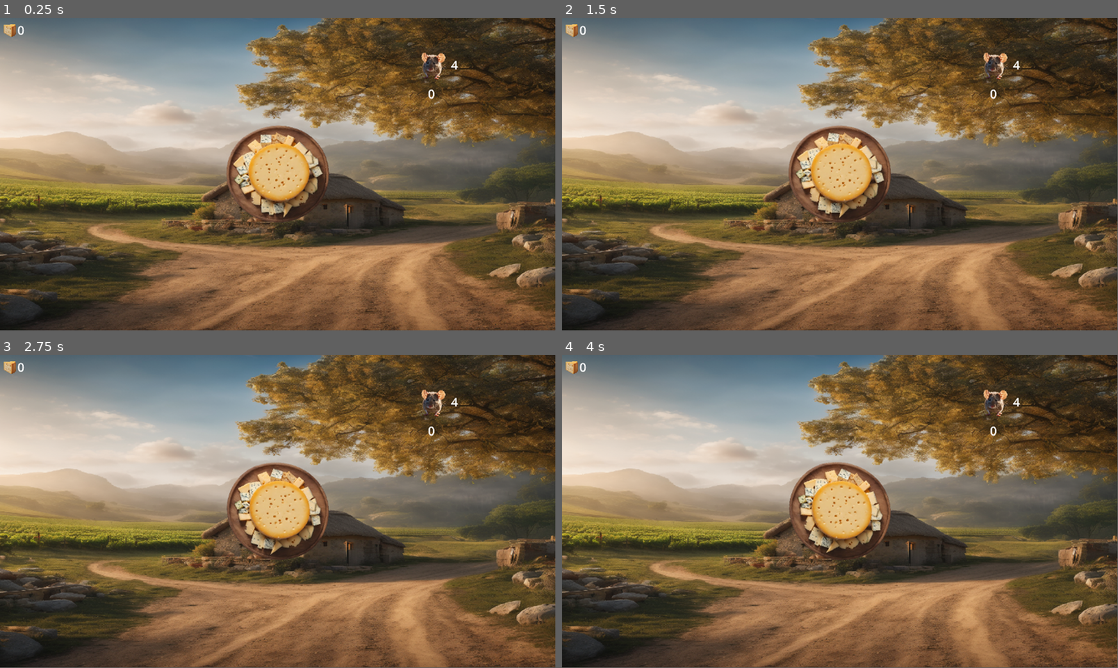
Above: before the commit, frames 1-4 (two rows, left to right).
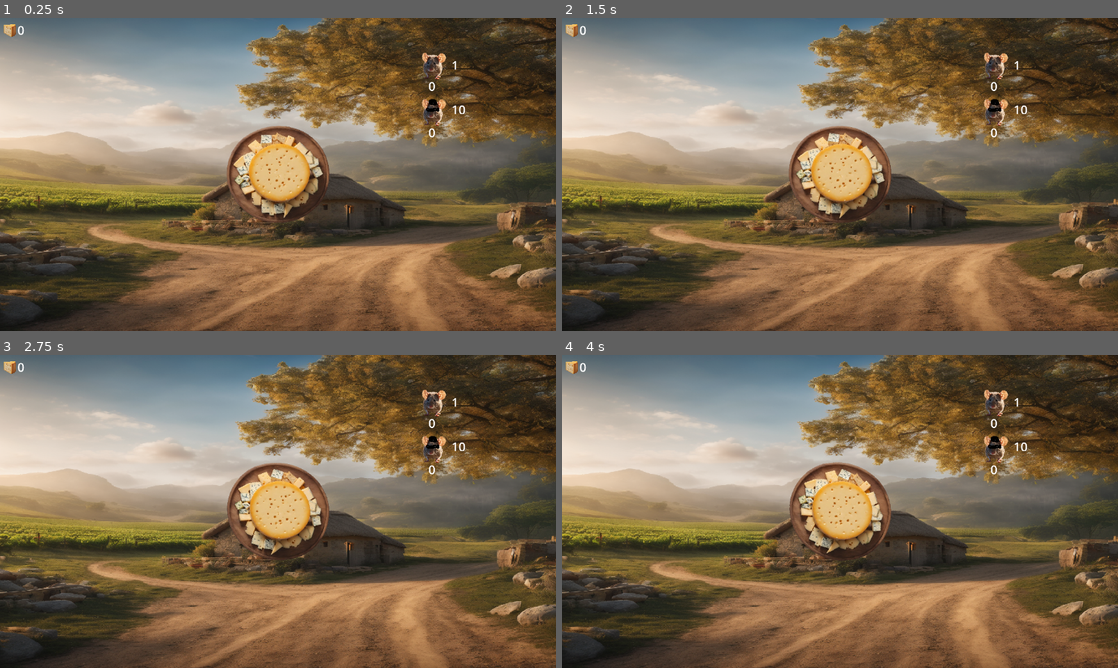
Above: after the commit, the same moments.

Repository: Behbs/CheeseClicker
Game: Godot game, scene res://Cenas/queijaria.tscn
The game is run twice, just before and just after one commit, with the same random seed, the same clock (stepped at 60 frames per second) and the same inputs.
Inputs (mouse positions are in pixels of both pictures, inside the frame that each line leads up to):
- Up to frame 1 (0.25 s): no input
- Up to frame 2 (1.5 s): click (840, 174) at 0.67 s; move the mouse to (995, 64) at 1.27 s; click (995, 64) at 1.42 s
- Up to frame 3 (2.75 s): move the mouse to (333, 442) at 2.02 s; click (333, 442) at 2.17 s
- Up to frame 4 (4 s): move the mouse to (812, 574) at 2.77 s; click (812, 574) at 2.92 s; move the mouse to (1006, 558) at 3.52 s; click (1006, 558) at 3.67 s
In our replay, the window is 799x449 before the commit and 800x450 after it. These sizes can differ from the game's own. Grey fills any space a smaller window leaves; there, only what the larger window draws over its background counts as a difference.

The runs differ from the first frame. In frame 1, 5.1% of the frame differs, in the area x 0-100%, y 0-100%; in frame 2, 5.0%; in frame 3, 5.0%; in frame 4, 5.0%.

Commit message:
Automouse added

Diff:
--- a/Cenas/queijaria.tscn
+++ b/Cenas/queijaria.tscn
@@ -1,19 +1,23 @@
-[gd_scene load_steps=17 format=3 uid="uid://bpqh2ufcwwf4t"]
+[gd_scene load_steps=21 format=3 uid="uid://bpqh2ufcwwf4t"]
 
 [ext_resource type="Texture2D" uid="uid://df5u4y5mx8mbs" path="res://Sprites/cheesery bd267916-39f1-421a-89e1-938be1afed6e.png" id="1_xgnto"]
 [ext_resource type="Texture2D" uid="uid://c20oguasly6lr" path="res://Sprites/Top_view_cheese_18951d40-b301-4496-bd38-d622181a2d48-removebg-preview.png" id="2_2cf8r"]
 [ext_resource type="Texture2D" uid="uid://dnksjk665dcgd" path="res://Sprites/one_Cheese_slic_eedcd06e-46f3-4f26-a222-60cffb9b3c4f-removebg-preview.png" id="2_sltbk"]
 [ext_resource type="Script" path="res://Scripts/Spr_queijo.gd" id="5_bqqac"]
 [ext_resource type="Texture2D" uid="uid://bkababuhparbl" path="res://Sprites/A____sideways_m_95dafc15-1020-453a-a6c9-c76394975d31-removebg-preview.png" id="5_qwebl"]
+[ext_resource type="Texture2D" uid="uid://c0i8tj8gt34cf" path="res://Sprites/dsasd-removebg-preview.png" id="6_4gdok"]
 
 [sub_resource type="GDScript" id="GDScript_lm633"]
 script/source = "extends Node2D
 
-var rat_lvl = 1
-var multp_queijo = 1
 var quant_queijo = 0
 var queijo_click = 1
-var rat_prc = 4
+var multp_queijo = 1
+var rat_prc = 1
+var rat_lvl = 1
+var badrat_qps = 0
+var badrat_prc = 10
+var badrat_lvl = 0
 
 func _on_queijo_input_event(viewport, event, shape_idx):
 	if event is InputEventMouseButton and event.pressed == false and event.button_index == 1:
@@ -27,12 +31,35 @@
 		rat_prc *= 2
 		multp_queijo += 1
 		rat_lvl += 1
-		$Ratatouille/Spr_ratatouille/Rato_jump.play(\"Rato_click\")
+		$Ratatouille/Spr_ratatouille/Rat_jump.play(\"Rats_click\")
+
+func _on_badrat_input_event(viewport, event, shape_idx):
+	if event is InputEventMouseButton and event.pressed == false and event.button_index == 1 and quant_queijo >= badrat_prc:
+		if badrat_lvl == 0:
+			quant_queijo -= badrat_prc
+			badrat_qps += 1
+			badrat_prc *= 2
+			badrat_lvl += 1
+		else:
+			quant_queijo -= badrat_prc
+			badrat_qps *= 2
+			badrat_prc *= 2
+			badrat_lvl += 1
+		$Badrat/Spr_badrat/Badrat_jump.play(\"Rats_click\")
 
 func _process(delta):
 	$Control/Label_queijo.text = str(quant_queijo)
 	$Control/Label_ratatouille.text = str(rat_lvl - 1)
 	$Control/Label_rat_prc.text = str(rat_prc)
+	$Control/Label_badrat.text = str(badrat_lvl)
+	$Control/Label_badrat_prc.text = str(badrat_prc)
+
+func _on_timer_timeout():
+	var qps = badrat_qps
+	if qps > 0:
+		quant_queijo += qps
+
+
 "
 
 [sub_resource type="LabelSettings" id="LabelSettings_rmgyl"]
@@ -42,6 +69,12 @@
 font_size = 50
 
 [sub_resource type="LabelSettings" id="LabelSettings_mpavc"]
+font_size = 50
+
+[sub_resource type="LabelSettings" id="LabelSettings_7eeta"]
+font_size = 50
+
+[sub_resource type="LabelSettings" id="LabelSettings_6ows3"]
 font_size = 50
 
 [sub_resource type="Animation" id="Animation_u0jbe"]
@@ -85,7 +118,7 @@
 radius = 224.0
 
 [sub_resource type="Animation" id="Animation_h7wyu"]
-resource_name = "Rato_click"
+resource_name = "Rats_click"
 length = 0.35
 tracks/0/type = "value"
 tracks/0/imported = false
@@ -102,22 +135,28 @@
 
 [sub_resource type="AnimationLibrary" id="AnimationLibrary_60lip"]
 _data = {
-"Rato_click": SubResource("Animation_h7wyu")
+"Rats_click": SubResource("Animation_h7wyu")
 }
 
 [sub_resource type="CircleShape2D" id="CircleShape2D_maeur"]
 radius = 72.0
 
+[sub_resource type="CircleShape2D" id="CircleShape2D_ttuqi"]
+radius = 72.4431
+
 [node name="Queijaria" type="Node2D"]
 script = SubResource("GDScript_lm633")
+
+[node name="Timer" type="Timer" parent="."]
+autostart = true
+
+[node name="Cam" type="Camera2D" parent="."]
+zoom = Vector2(0.5, 0.5)
 
 [node name="Background" type="Sprite2D" parent="."]
 position = Vector2(-3.05176e-05, -3.99998)
 scale = Vector2(2.25, 1.27344)
 texture = ExtResource("1_xgnto")
-
-[node name="Cam" type="Camera2D" parent="."]
-zoom = Vector2(0.5, 0.5)
 
 [node name="Control" type="Control" parent="."]
 layout_mode = 3
@@ -145,18 +184,41 @@
 anchors_preset = -1
 anchor_right = 0.333
 offset_left = 648.0
-offset_top = -344.0
+offset_top = -376.0
 offset_right = 696.016
-offset_bottom = -275.0
+offset_bottom = -307.0
+text = "a"
 label_settings = SubResource("LabelSettings_ah6of")
 
 [node name="Label_rat_prc" type="Label" parent="Control"]
 layout_mode = 0
 offset_left = 744.0
 offset_top = -464.0
-offset_right = 904.0
+offset_right = 920.0
 offset_bottom = -376.0
 label_settings = SubResource("LabelSettings_mpavc")
+
+[node name="Label_badrat" type="Label" parent="Control"]
+layout_mode = 0
+offset_left = 648.0
+offset_top = -184.0
+offset_right = 720.0
+offset_bottom = -115.0
+text = "a"
+label_settings = SubResource("LabelSettings_7eeta")
+
+[node name="Label_badrat_prc" type="Label" parent="Control"]
+layout_mode = 1
+anchors_preset = -1
+anchor_left = 0.5
+anchor_top = 0.479
+anchor_right = 0.5
+anchor_bottom = 0.479
+offset_left = 720.0
+offset_top = -302.992
+offset_right = 896.0
+offset_bottom = -206.992
+label_settings = SubResource("LabelSettings_6ows3")
 
 [node name="Queijo" type="Area2D" parent="."]
 
@@ -171,6 +233,7 @@
 }
 
 [node name="Col_queijo" type="CollisionShape2D" parent="Queijo"]
+position = Vector2(0, -1)
 shape = SubResource("CircleShape2D_1evay")
 
 [node name="Ratatouille" type="Area2D" parent="."]
@@ -180,7 +243,7 @@
 scale = Vector2(0.256, 0.256)
 texture = ExtResource("5_qwebl")
 
-[node name="Rato_jump" type="AnimationPlayer" parent="Ratatouille/Spr_ratatouille"]
+[node name="Rat_jump" type="AnimationPlayer" parent="Ratatouille/Spr_ratatouille"]
 libraries = {
 "": SubResource("AnimationLibrary_60lip")
 }
@@ -189,5 +252,23 @@
 position = Vector2(640, -448)
 shape = SubResource("CircleShape2D_maeur")
 
+[node name="Badrat" type="Area2D" parent="."]
+
+[node name="Spr_badrat" type="Sprite2D" parent="Badrat"]
+position = Vector2(640, -256)
+scale = Vector2(0.256, 0.256)
+texture = ExtResource("6_4gdok")
+
+[node name="Badrat_jump" type="AnimationPlayer" parent="Badrat/Spr_badrat"]
+libraries = {
+"": SubResource("AnimationLibrary_60lip")
+}
+
+[node name="Col_badrat" type="CollisionShape2D" parent="Badrat"]
+position = Vector2(640, -256)
+shape = SubResource("CircleShape2D_ttuqi")
+
+[connection signal="timeout" from="Timer" to="." method="_on_timer_timeout"]
 [connection signal="input_event" from="Queijo" to="." method="_on_queijo_input_event"]
 [connection signal="input_event" from="Ratatouille" to="." method="_on_ratatouille_input_event"]
+[connection signal="input_event" from="Badrat" to="." method="_on_badrat_input_event"]
--- a/project.godot
+++ b/project.godot
@@ -19,6 +19,10 @@
 
 Queijaria="*res://Scripts/Queijaria.gd"
 
+[display]
+
+window/stretch/mode="viewport"
+
 [input]
 
 click={
Binary file added: Sprites/dsasd-removebg-preview.png
Not shown, added: Sprites/dsasd-removebg-preview.png.import
